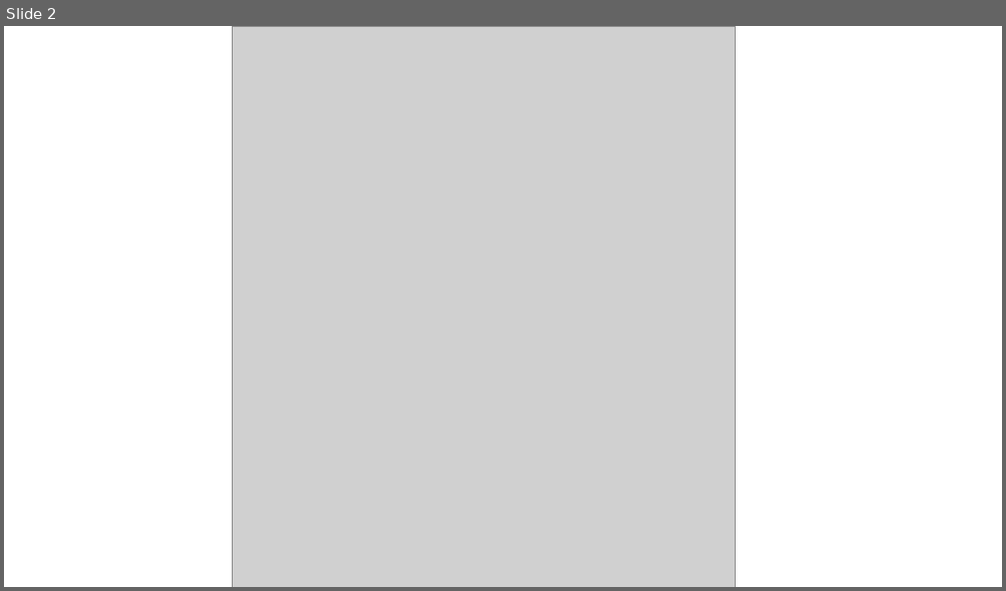
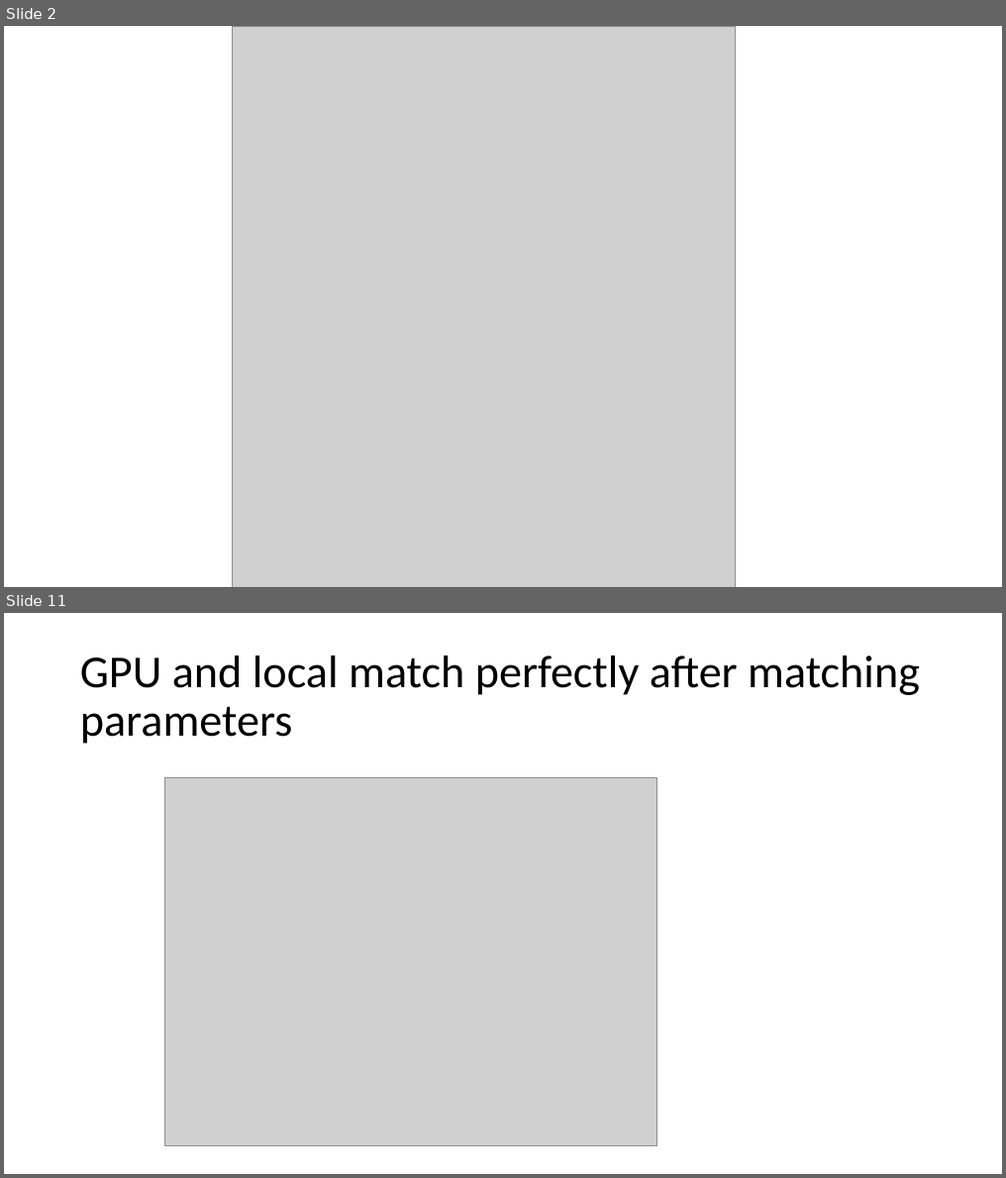
Before and after one commit to acs3235/BMIL, a slide deck: Research Update 4.20.2017.pptx. Shown one above the other, each under a label of ours: slide 2 before the commit, slides 2 and 11 after it; the slides between them are not shown. The pictures are 1006x591 and 1006x1178 pixels, drawn with LibreOffice and Linux fonts; fonts in the diff are those of the drawing; grey boxes stand for pictures. Boxes give left, top, right and bottom in pixels: in the first picture for what was removed or moved away, otherwise in the second. Text is boxed around its words. In the diff, an @@ line names an element or a change of style, - is before the commit and + after.

```diff
--- a/Research Update 4.20.2017.pptx
+++ b/Research Update 4.20.2017.pptx
@@ slide 11 added at (4, 613, 1002, 1174), background #FFFFFF @@
@@ title added at (80, 656, 920, 744), 44 pt, text #000000 @@
+GPU and local match perfectly after matching parameters
@@ picture added at (165, 777, 656, 1146) @@
```
Also in this commit, not shown: 10 other slides added, 8 other files.
